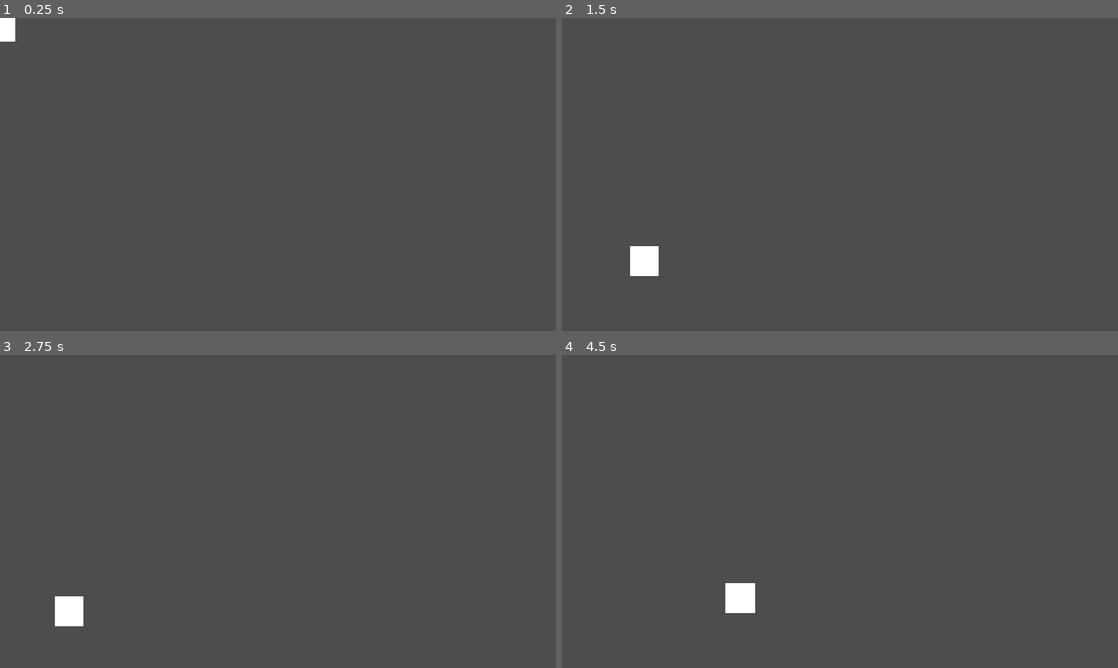
Above: before the commit, frames 1-4 (two rows, left to right).
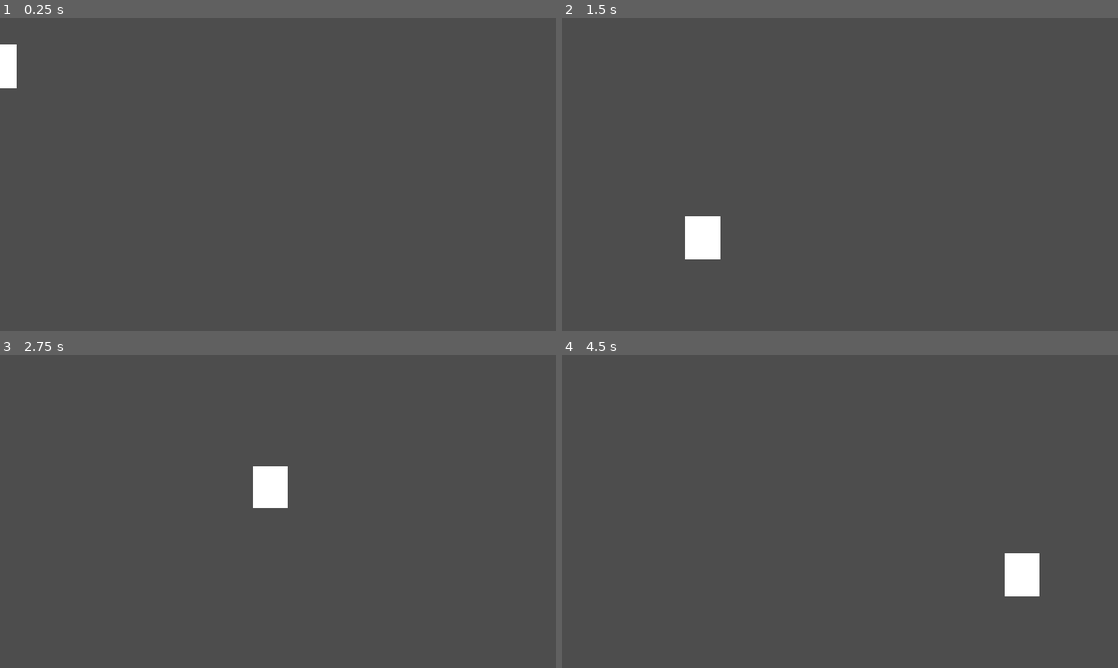
Above: after the commit, the same moments.

Repository: cliffordwilliam/wobble-protocol
Game: Godot game, scene res://test_scene.tscn
The game is run twice, just before and just after one commit, with the same random seed, the same clock (stepped at 60 frames per second) and the same inputs. The project has no main scene, so this scene is started directly.
Inputs:
- Up to frame 1 (0.25 s): no input
- Up to frame 2 (1.5 s): tap Enter (ui_accept) at 0.5, 1.35 s; hold Enter (ui_accept) 0.53-1.28 s; hold Right (ui_right) from 0.53 s (still down)
- Up to frame 3 (2.75 s): tap Enter (ui_accept) at 1.52, 1.82 s; release Right (ui_right) at 2.03 s; hold Left (ui_left) from 2.03 s (still down); hold Enter (ui_accept) from 2.03 s (still down)
- Up to frame 4 (4.5 s): release Left (ui_left) at 2.78 s; release Enter (ui_accept) at 2.78 s; hold Right (ui_right) 2.78-4.28 s; tap Enter (ui_accept) at 2.85, 3.02, 3.32, 4.35 s; hold Enter (ui_accept) 3.53-4.28 s; hold Left (ui_left) from 4.28 s (still down)

The runs differ from the first frame. In frame 1, 0.6% of the frame differs, in the area x 0-3%, y 0-23%; in frame 2, 1.4%; in frame 3, 1.3%; in frame 4, 1.4%, in the area x 29-86%, y 63-83%.

Commit message:
feat: adjust player movement and sizing values
This uses SMB values instead of test and trial fine tuning to safe time.

Diff:
--- a/player.gd
+++ b/player.gd
@@ -1,25 +1,24 @@
 extends CharacterBody2D
 
-
-const SPEED = 300.0
-const JUMP_VELOCITY = -400.0
+const MAX_SPEED := 657.0
+const ACCELERATION := 1476.563
+const RISE_GRAVITY := 1012.5
+const FALL_GRAVITY := 5062.5
+const MAX_FALL_SPEED := 1164.375
+const JUMP_VELOCITY := -928.125
 
 
 func _physics_process(delta: float) -> void:
-	# Add the gravity.
 	if not is_on_floor():
-		velocity += get_gravity() * delta
+		var rising_and_held := velocity.y < 0.0 and Input.is_action_pressed("ui_accept")
+		var current_gravity := RISE_GRAVITY if rising_and_held else FALL_GRAVITY
+		velocity.y = min(velocity.y + current_gravity * delta, MAX_FALL_SPEED)
 
-	# Handle jump.
+	# As good practice, you should replace UI actions with custom gameplay actions.
 	if Input.is_action_just_pressed("ui_accept") and is_on_floor():
 		velocity.y = JUMP_VELOCITY
 
-	# Get the input direction and handle the movement/deceleration.
-	# As good practice, you should replace UI actions with custom gameplay actions.
 	var direction := Input.get_axis("ui_left", "ui_right")
-	if direction:
-		velocity.x = direction * SPEED
-	else:
-		velocity.x = move_toward(velocity.x, 0, SPEED)
+	velocity.x = move_toward(velocity.x, direction * MAX_SPEED, ACCELERATION * delta)
 
 	move_and_slide()
--- a/player.tscn
+++ b/player.tscn
@@ -7,11 +7,11 @@
 
 [sub_resource type="GradientTexture2D" id="GradientTexture2D_i3pqv"]
 gradient = SubResource("Gradient_4flbx")
-width = 100
-height = 100
+width = 120
+height = 144
 
 [sub_resource type="RectangleShape2D" id="RectangleShape2D_n8mn6"]
-size = Vector2(100, 100)
+size = Vector2(120, 144)
 
 [node name="Player" type="CharacterBody2D" unique_id=1504388918]
 script = ExtResource("1_4flbx")
Not shown, changed: docs/notes.md
